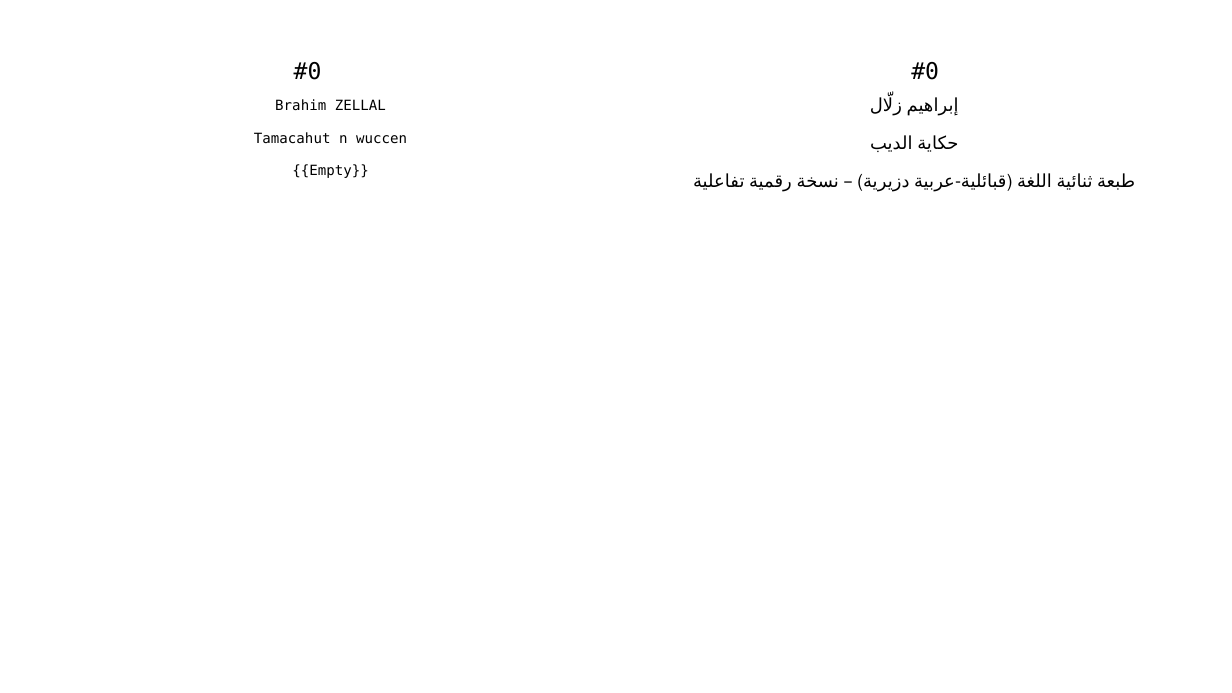
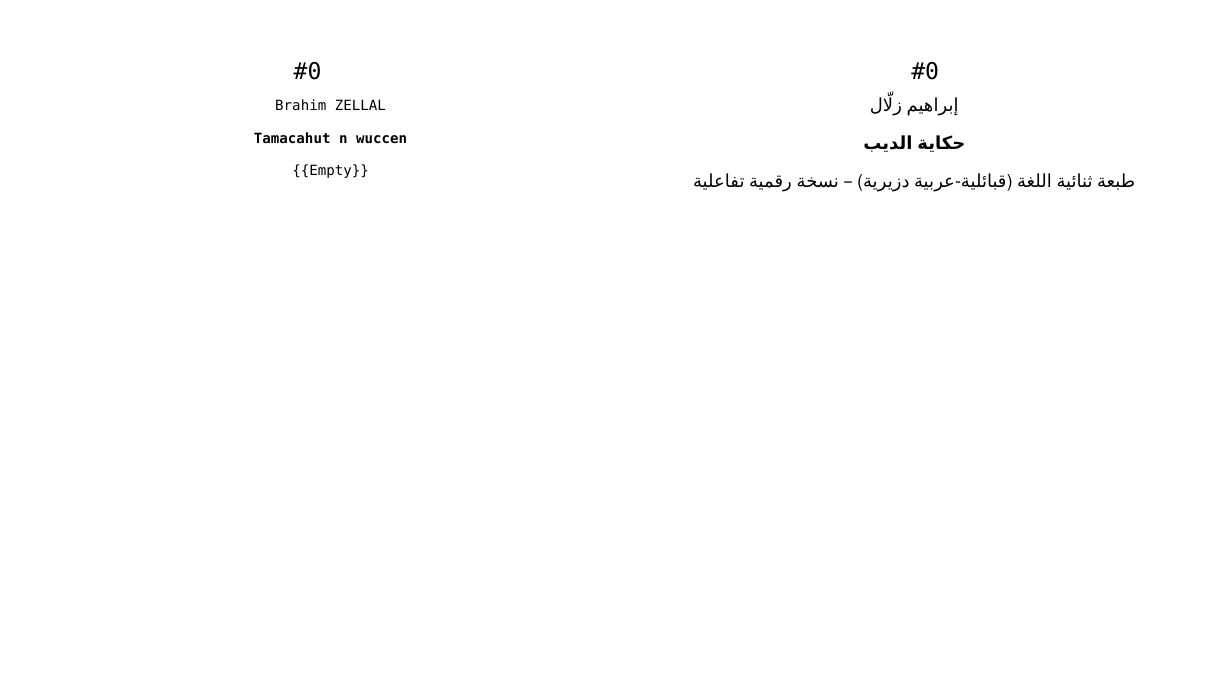
Before and after one commit to sferhah/tamacahut_n_wuccen, a slide deck: slide 1 of Uccen.ConsoleApp/Resources/pptx/uccen.arq.pptx. Drawn at 1232x693 pixels with LibreOffice and Linux fonts; fonts in the diff are those of the drawing. Boxes give left, top, right and bottom in pixels: in the first picture for what was removed or moved away, otherwise in the second. Text is boxed around its words. In the diff, an @@ line names an element or a change of style, - is before the commit and + after.

```diff
--- a/Uccen.ConsoleApp/Resources/pptx/uccen.arq.pptx
+++ b/Uccen.ConsoleApp/Resources/pptx/uccen.arq.pptx
@@ table at (30, 15, 1205, 668) @@
@@ bold on in "Tamacahut n wuccen", "حكاية الديب" @@
```
Also in this commit, not shown: 6 other slides changed, 13 other files.
